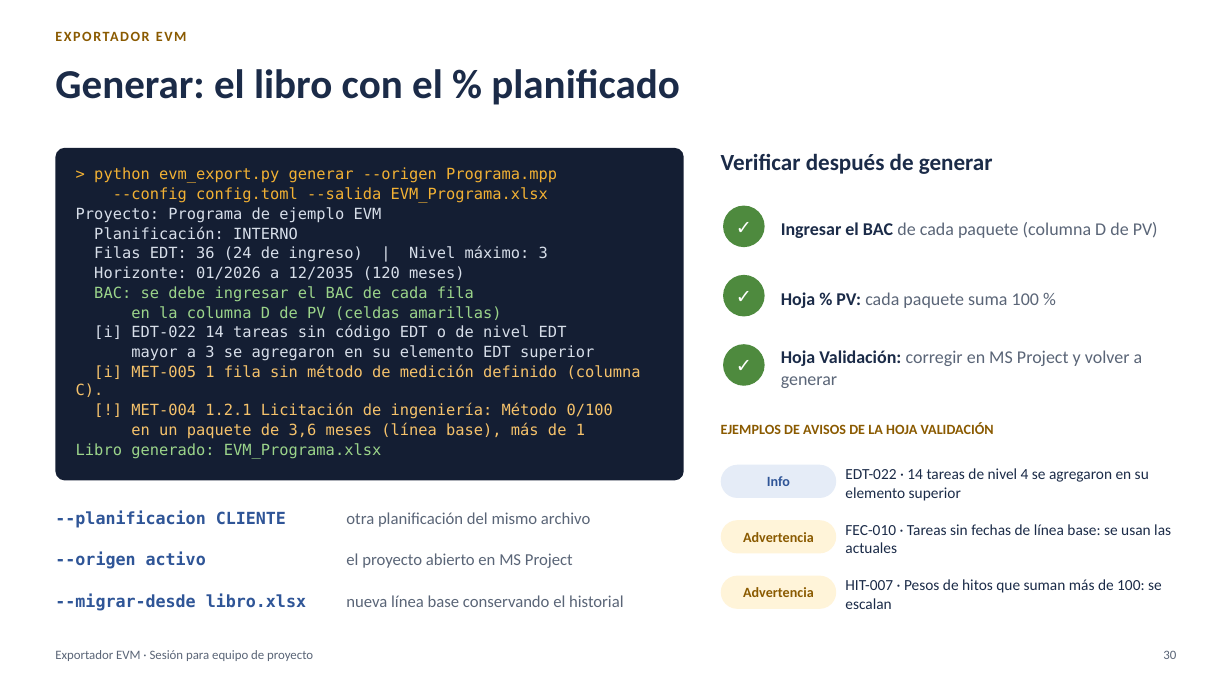
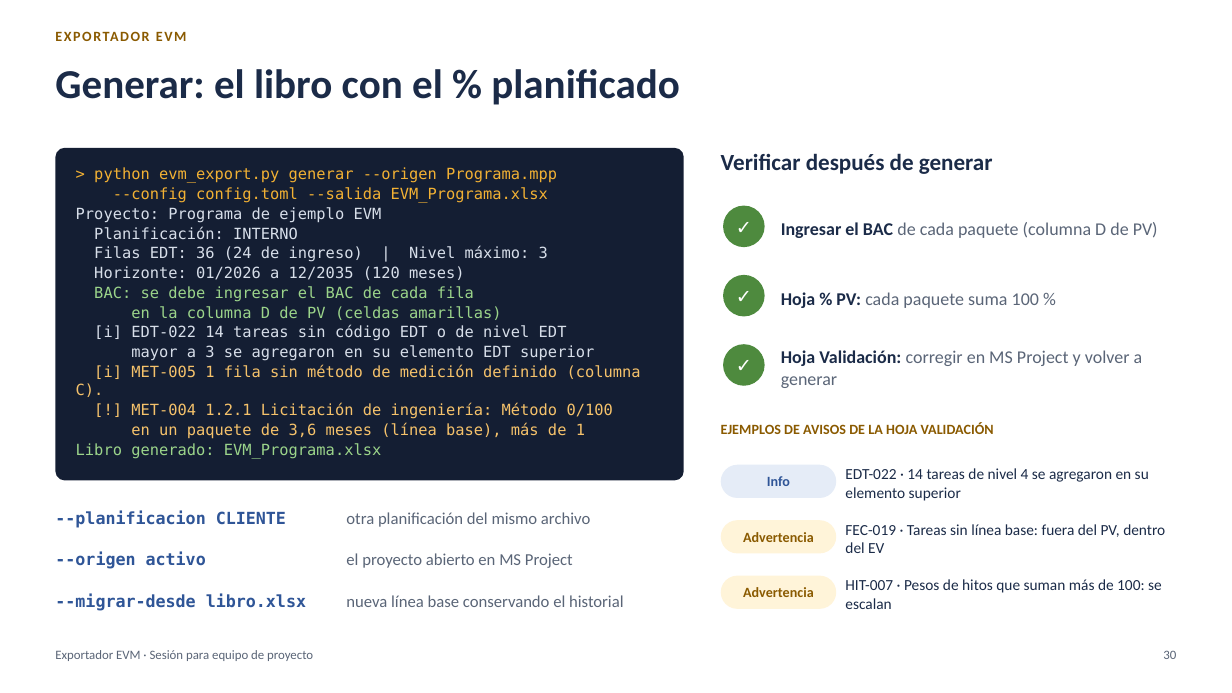
Before and after one commit to MarceloSalazar/evm-automation, a slide deck: slide 30 of docs/presentacion-jefes-de-proyecto.pptx. Drawn at 1232x693 pixels with LibreOffice and Linux fonts; fonts in the diff are those of the drawing. Boxes give left, top, right and bottom in pixels: in the first picture for what was removed or moved away, otherwise in the second. Text is boxed around its words. In the diff, an @@ line names an element or a change of style, - is before the commit and + after.

```diff
--- a/docs/presentacion-jefes-de-proyecto.pptx
+++ b/docs/presentacion-jefes-de-proyecto.pptx
@@ text at (x1=845, y1=524, x2=1165, y2=553): text changed @@
-FEC-010 · Tareas sin fechas de línea base: se usan las actuales
+FEC-019 · Tareas sin línea base: fuera del PV, dentro del EV
```
Also in this commit, not shown: 2 other slides changed, 17 other files.
